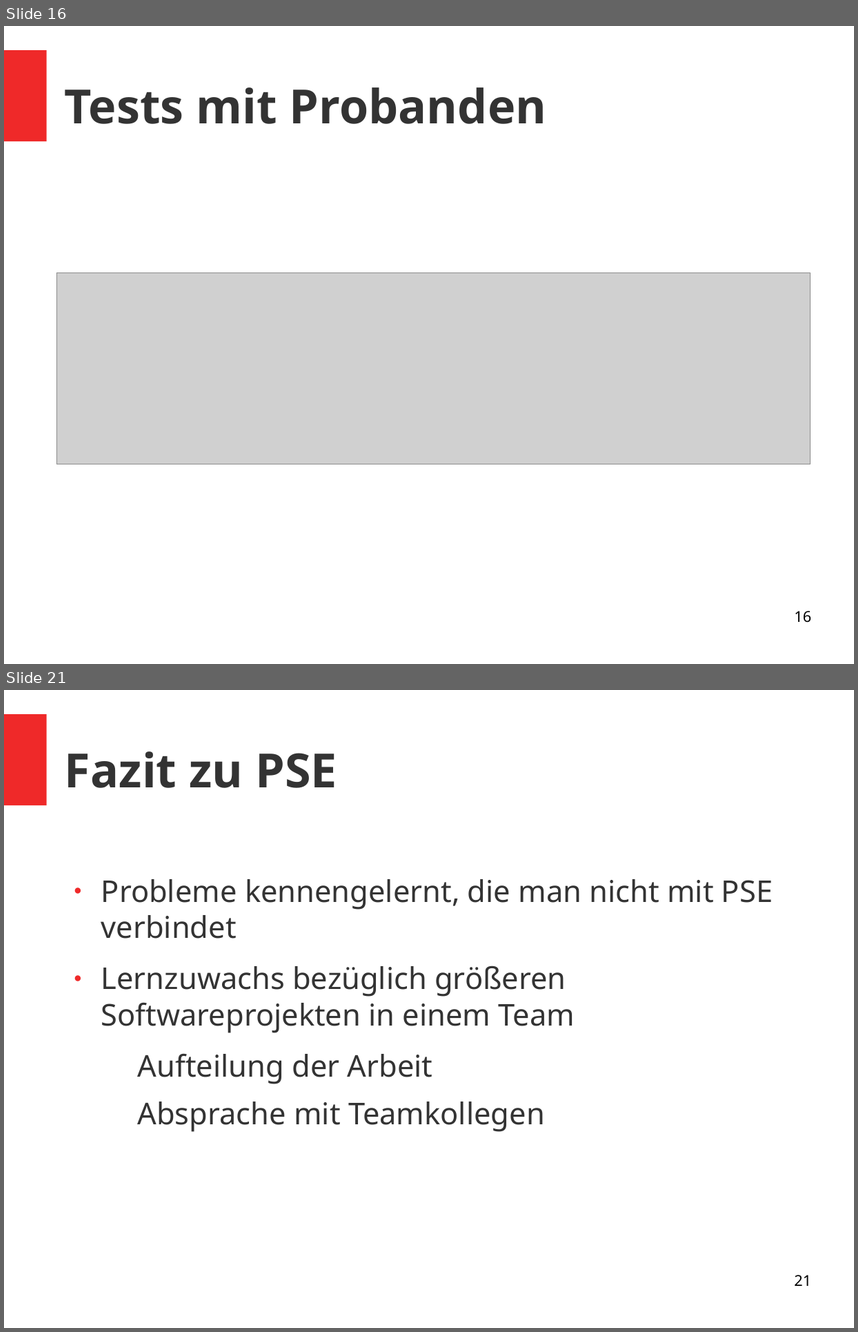
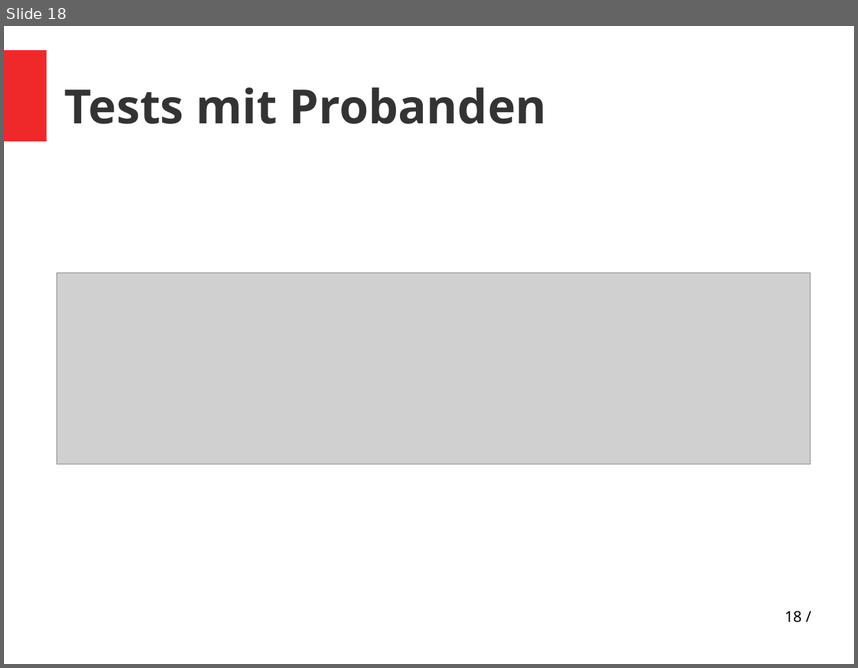
Before and after one commit to vlle1/dokumente-earablesKIT, a slide deck: Abschlusspräsi/Abschlusspräsi.odp. Shown one above the other, each under a label of ours: slides 16 and 21 before the commit, slide 18 after it; the slides between them are not shown. The pictures are 858x1332 and 858x668 pixels, drawn with LibreOffice and Linux fonts; fonts in the diff are those of the drawing; grey boxes stand for pictures. Boxes give left, top, right and bottom in pixels: in the first picture for what was removed or moved away, otherwise in the second. Text is boxed around its words. In the diff, an @@ line names an element or a change of style, - is before the commit and + after.

```diff
--- a/Abschlusspräsi/Abschlusspräsi.odp
+++ b/Abschlusspräsi/Abschlusspräsi.odp
@@ slide 21 removed at <box>4,690,854,1328</box>, background #FFFFFF; not listed: 1 template element that a slide beside it also shows @@
@@ title removed at <box>65,751,337,788</box> @@
-Fazit zu PSE
@@ text removed at <box>101,879,773,1132</box> @@
-● Probleme kennengelernt, die man nicht mit PSE verbindet
-● Lernzuwachs bezüglich größeren Softwareprojekten in einem Team
-  − Aufteilung der Arbeit
-  − Absprache mit Teamkollegen
@@ page number removed at <box>794,1274,811,1285</box> @@
-21
@@ what was slide 16 is now slide 18 @@
@@ page number at <box>785,610,802,622</box>: text changed @@
-16
+18 /
```
Also in this commit, not shown: 16 other slides changed, 5 slides added, 8 other slides removed.
